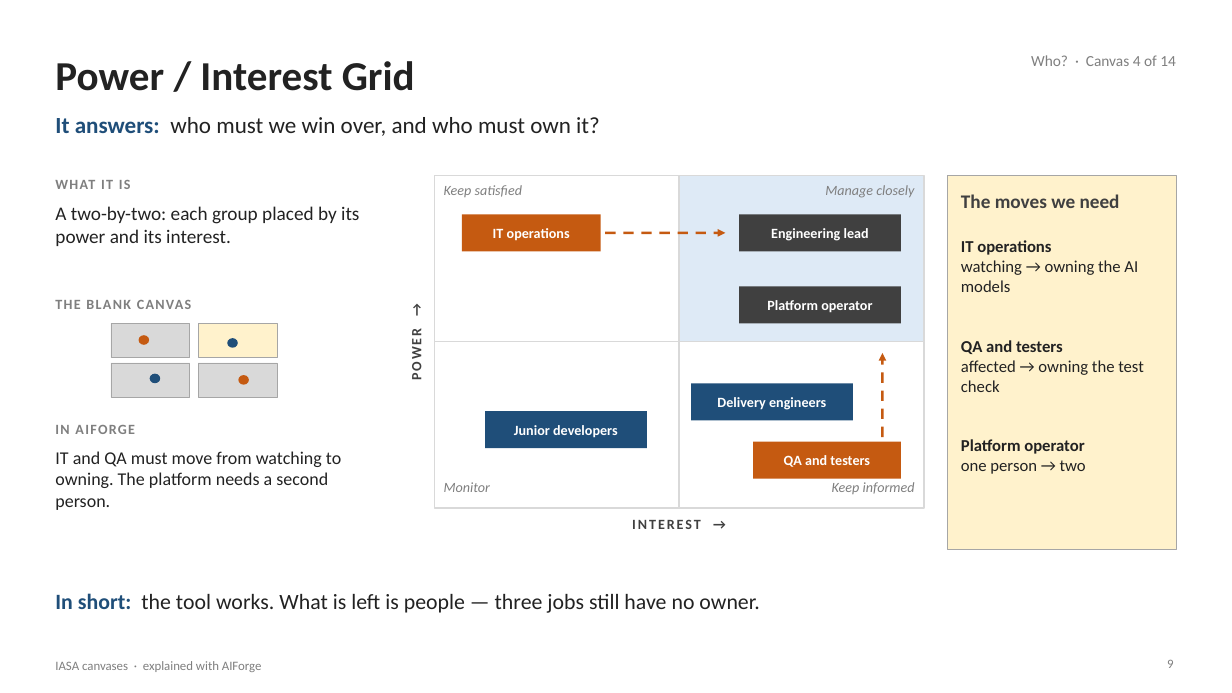
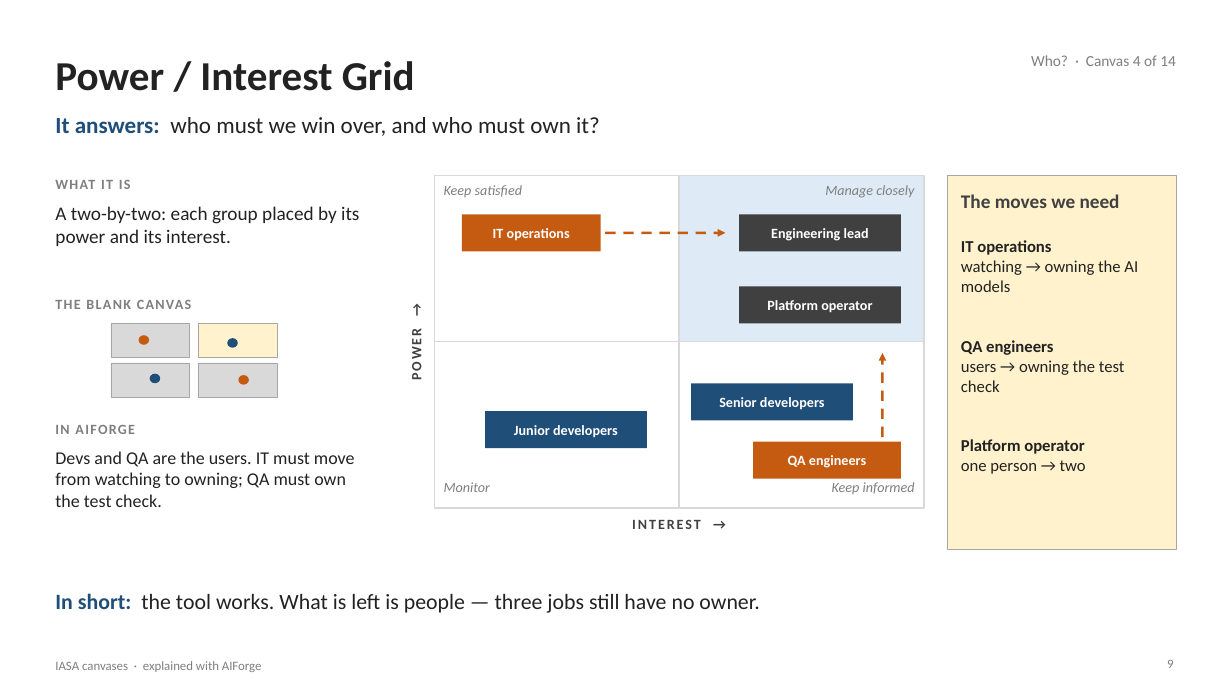
Before and after one commit to Manikanta-Reddy-Pasala/tools, a slide deck: slide 9 of course/iasa-aiforge/IASA-Canvases-with-AIForge.pptx. Drawn at 1232x693 pixels with LibreOffice and Linux fonts; fonts in the diff are those of the drawing. Boxes give left, top, right and bottom in pixels: in the first picture for what was removed or moved away, otherwise in the second. Text is boxed around its words. In the diff, an @@ line names an element or a change of style, - is before the commit and + after.

```diff
--- a/course/iasa-aiforge/IASA-Canvases-with-AIForge.pptx
+++ b/course/iasa-aiforge/IASA-Canvases-with-AIForge.pptx
@@ text at (961,340,1125,392): text changed @@
-QA and testers
-affected → owning the test check
+QA engineers
+users → owning the test check
@@ text at (719,397,825,410): text changed @@
-Delivery engineers
+Senior developers
@@ text at (55,451,355,507): text changed @@
-IT and QA must move from watching to owning. The platform needs a second person.
+Devs and QA are the users. IT must move from watching to owning; QA must own the test check.
@@ text at (788,455,866,468): text changed @@
-QA and testers
+QA engineers
```
Also in this commit, not shown: 7 other slides changed, 2 other files.
